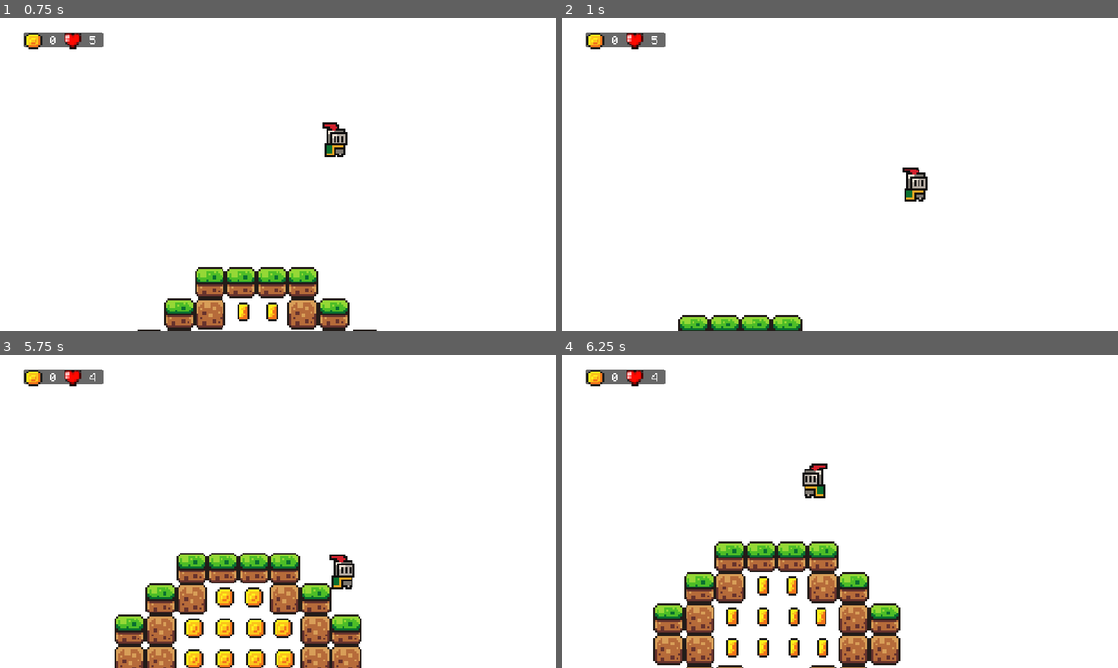
Above: before the commit, frames 1-4 (two rows, left to right).
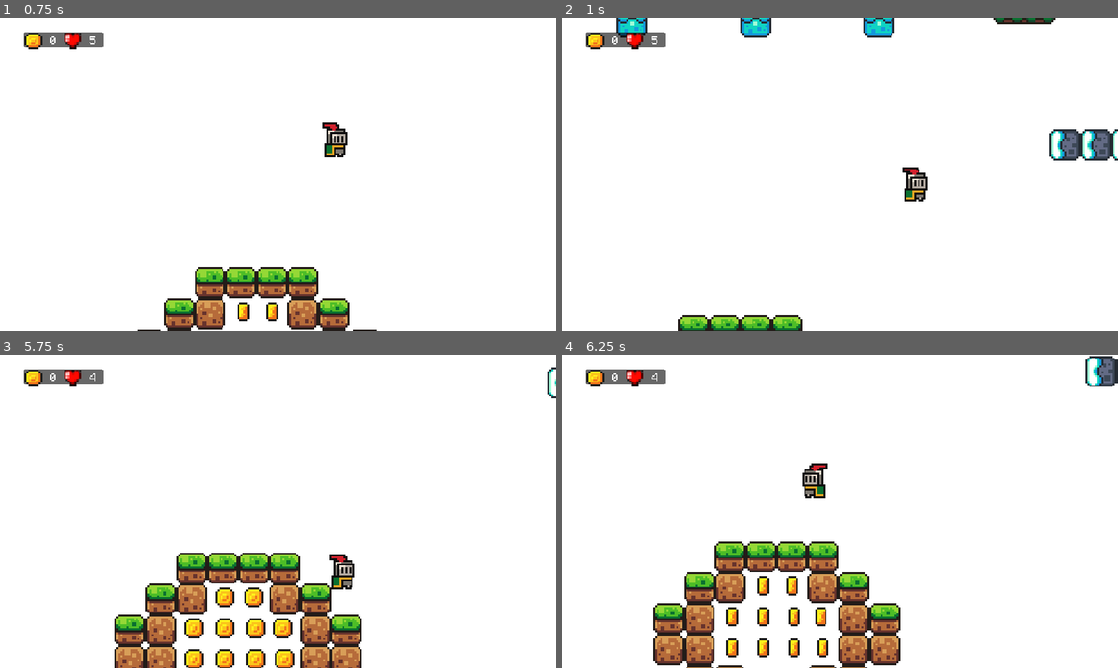
Above: after the commit, the same moments.

Repository: bitarcher/DraculaOpenSourceGodotGame
Game: Godot game, scene res://scenes/p_level_3.tscn
Same seed, same stepped clock (60 frames per second), same inputs: the game is played once before the commit and once after it. This scene is started directly instead of the project's main scene. Sound files missing from this copy of the repository are replaced by a short silence.
Inputs:
- Up to frame 1 (0.75 s): tap Enter (ui_accept) at 0.5 s; hold Right (ui_right) from 0.53 s (still down)
- Up to frame 2 (1 s): keep holding Right (ui_right); tap Enter (ui_accept) at 0.77 s
- Up to frame 3 (5.75 s): tap Enter (ui_accept) at 1.52, 3.02, 3.77, 4.52 s; release Right (ui_right) at 2.03 s; hold Left (ui_left) 2.03-2.78 s; hold Right (ui_right) 2.78-4.28 s; hold Left (ui_left) 4.28-5.03 s; hold Right (ui_right) from 5.03 s (still down)
- Up to frame 4 (6.25 s): release Right (ui_right) at 5.78 s; hold Left (ui_left) from 5.78 s (still down); tap Enter (ui_accept) at 6.02 s

Frame 1 is identical in both runs. In frame 2, 2.1% of the frame differs, in the area x 9-100%, y 0-46%; in frame 3, less than 0.1%; in frame 4, 0.4%.

Commit message:
road to level 3

Diff:
--- a/scenes/p_level_3.tscn
+++ b/scenes/p_level_3.tscn
@@ -10,16 +10,94 @@
 [ext_resource type="PackedScene" uid="uid://b5geq5n0tlmfj" path="res://scenes/killzone.tscn" id="9_eontf"]
 [ext_resource type="PackedScene" uid="uid://j3hd2b06ok3d" path="res://scenes/coin.tscn" id="10_na31n"]
 [ext_resource type="PackedScene" uid="uid://hkis3pmnouwy" path="res://scenes/coins_3x3.tscn" id="11_k47ul"]
+[ext_resource type="PackedScene" uid="uid://jyw84s43iw3w" path="res://scenes/platform.tscn" id="11_w1tsg"]
 [ext_resource type="PackedScene" uid="uid://c52etx4cornmc" path="res://scenes/trap.tscn" id="12_ig3tt"]
 [ext_resource type="Texture2D" uid="uid://bhnmlt1xwr8rl" path="res://assets/brackey/sprites/world_tileset.png" id="13_ev1eb"]
 [ext_resource type="PackedScene" uid="uid://7r7xqq1udtgj" path="res://scenes/coins_5x5.tscn" id="14_xx2up"]
 [ext_resource type="PackedScene" uid="uid://c5nscqmqpj63y" path="res://scenes/slime_enemy.tscn" id="15_31wku"]
 [ext_resource type="AudioStream" uid="uid://bhlh4nphgdd6o" path="res://assets/brackey/music/time_for_adventure.mp3" id="16_pjx5t"]
+[ext_resource type="PackedScene" uid="uid://cctwmuyah45p6" path="res://scenes/healing_vial.tscn" id="18_xb2ig"]
 
 [sub_resource type="CanvasItemMaterial" id="CanvasItemMaterial_pfjqn"]
 
 [sub_resource type="WorldBoundaryShape2D" id="WorldBoundaryShape2D_6pu31"]
 distance = 29.0
+
+[sub_resource type="Animation" id="Animation_421ep"]
+resource_name = "move"
+length = 0.7
+loop_mode = 2
+tracks/0/type = "value"
+tracks/0/imported = false
+tracks/0/enabled = true
+tracks/0/path = NodePath(".:position")
+tracks/0/interp = 1
+tracks/0/loop_wrap = true
+tracks/0/keys = {
+"times": PackedFloat32Array(0.1, 0.666667),
+"transitions": PackedFloat32Array(1, 1),
+"update": 0,
+"values": [Vector2(-378, -271), Vector2(-379, -385)]
+}
+
+[sub_resource type="Animation" id="Animation_ob7df"]
+length = 0.001
+tracks/0/type = "value"
+tracks/0/imported = false
+tracks/0/enabled = true
+tracks/0/path = NodePath(".:position")
+tracks/0/interp = 1
+tracks/0/loop_wrap = true
+tracks/0/keys = {
+"times": PackedFloat32Array(0),
+"transitions": PackedFloat32Array(1),
+"update": 0,
+"values": [Vector2(-416, -271)]
+}
+
+[sub_resource type="AnimationLibrary" id="AnimationLibrary_x2nyf"]
+_data = {
+&"RESET": SubResource("Animation_ob7df"),
+&"move": SubResource("Animation_421ep")
+}
+
+[sub_resource type="Animation" id="Animation_x2nyf"]
+resource_name = "move"
+length = 0.5
+loop_mode = 2
+tracks/0/type = "value"
+tracks/0/imported = false
+tracks/0/enabled = true
+tracks/0/path = NodePath(".:position")
+tracks/0/interp = 1
+tracks/0/loop_wrap = true
+tracks/0/keys = {
+"times": PackedFloat32Array(0.0666667, 0.5),
+"transitions": PackedFloat32Array(1, 1),
+"update": 0,
+"values": [Vector2(418, -708), Vector2(537, -706)]
+}
+
+[sub_resource type="Animation" id="Animation_fr1fx"]
+length = 0.001
+tracks/0/type = "value"
+tracks/0/imported = false
+tracks/0/enabled = true
+tracks/0/path = NodePath(".:position")
+tracks/0/interp = 1
+tracks/0/loop_wrap = true
+tracks/0/keys = {
+"times": PackedFloat32Array(0),
+"transitions": PackedFloat32Array(1),
+"update": 0,
+"values": [Vector2(418, -708)]
+}
+
+[sub_resource type="AnimationLibrary" id="AnimationLibrary_x5s2q"]
+_data = {
+&"RESET": SubResource("Animation_fr1fx"),
+&"move": SubResource("Animation_x2nyf")
+}
 
 [sub_resource type="TileSetAtlasSource" id="TileSetAtlasSource_bs2ip"]
 texture = ExtResource("13_ev1eb")
@@ -278,21 +356,178 @@
 
 [node name="Coins" type="Node" parent="."]
 
+[node name="Coins3x3" parent="Coins" instance=ExtResource("11_k47ul")]
+position = Vector2(240, -522)
+
+[node name="Coin" parent="Coins" instance=ExtResource("10_na31n")]
+position = Vector2(264, -530)
+
+[node name="Coin2" parent="Coins" instance=ExtResource("10_na31n")]
+position = Vector2(279, -530)
+
+[node name="Coin3" parent="Coins" instance=ExtResource("10_na31n")]
+position = Vector2(294, -514)
+
+[node name="Coin4" parent="Coins" instance=ExtResource("10_na31n")]
+position = Vector2(295, -498)
+
+[node name="Coins3x4" parent="Coins" instance=ExtResource("11_k47ul")]
+position = Vector2(336, -408)
+
+[node name="Coin5" parent="Coins" instance=ExtResource("10_na31n")]
+position = Vector2(328, -384)
+
+[node name="Coin6" parent="Coins" instance=ExtResource("10_na31n")]
+position = Vector2(328, -369)
+
+[node name="Coin7" parent="Coins" instance=ExtResource("10_na31n")]
+position = Vector2(359, -416)
+
+[node name="Coin8" parent="Coins" instance=ExtResource("10_na31n")]
+position = Vector2(390, -384)
+
+[node name="Coin9" parent="Coins" instance=ExtResource("10_na31n")]
+position = Vector2(390, -369)
+
+[node name="Coin10" parent="Coins" instance=ExtResource("10_na31n")]
+position = Vector2(359, -354)
+
+[node name="coins5x5" parent="Coins" instance=ExtResource("14_xx2up")]
+position = Vector2(-2, -248)
+
+[node name="Coin11" parent="Coins" instance=ExtResource("10_na31n")]
+position = Vector2(84, -224)
+
+[node name="Coin12" parent="Coins" instance=ExtResource("10_na31n")]
+position = Vector2(84, -209)
+
+[node name="coins5x6" parent="Coins" instance=ExtResource("14_xx2up")]
+position = Vector2(-31, -106)
+
+[node name="Coin13" parent="Coins" instance=ExtResource("10_na31n")]
+position = Vector2(8, -113)
+
+[node name="Coin14" parent="Coins" instance=ExtResource("10_na31n")]
+position = Vector2(26, -111)
+
+[node name="Coin15" parent="Coins" instance=ExtResource("10_na31n")]
+position = Vector2(-39, -81)
+
+[node name="Coin16" parent="Coins" instance=ExtResource("10_na31n")]
+position = Vector2(-40, -65)
+
+[node name="Coin17" parent="Coins" instance=ExtResource("10_na31n")]
+position = Vector2(39, -113)
+
+[node name="Coin18" parent="Coins" instance=ExtResource("10_na31n")]
+position = Vector2(54, -96)
+
+[node name="Coin19" parent="Coins" instance=ExtResource("10_na31n")]
+position = Vector2(56, -81)
+
+[node name="Coin20" parent="Coins" instance=ExtResource("10_na31n")]
+position = Vector2(56, -65)
+
+[node name="Coin21" parent="Coins" instance=ExtResource("10_na31n")]
+position = Vector2(56, -50)
+
+[node name="Coin22" parent="Coins" instance=ExtResource("10_na31n")]
+position = Vector2(70, -65)
+
+[node name="Coin23" parent="Coins" instance=ExtResource("10_na31n")]
+position = Vector2(71, -81)
+
+[node name="Coin24" parent="Coins" instance=ExtResource("10_na31n")]
+position = Vector2(7, -257)
+
+[node name="Coin25" parent="Coins" instance=ExtResource("10_na31n")]
+position = Vector2(7, -270)
+
+[node name="Coin26" parent="Coins" instance=ExtResource("10_na31n")]
+position = Vector2(7, -289)
+
+[node name="Coin27" parent="Coins" instance=ExtResource("10_na31n")]
+position = Vector2(5, -306)
+
+[node name="coins5x7" parent="Coins" instance=ExtResource("14_xx2up")]
+position = Vector2(161, -232)
+
 [node name="Platforms" type="Node" parent="."]
+
+[node name="Platform" parent="Platforms" instance=ExtResource("11_w1tsg")]
+position = Vector2(-416, -271)
+
+[node name="AnimationPlayer" type="AnimationPlayer" parent="Platforms/Platform"]
+libraries = {
+&"": SubResource("AnimationLibrary_x2nyf")
+}
+autoplay = "move"
+
+[node name="Platform2" parent="Platforms" instance=ExtResource("11_w1tsg")]
+position = Vector2(-413, -271)
+
+[node name="Platform3" parent="Platforms" instance=ExtResource("11_w1tsg")]
+position = Vector2(-260, -577)
+
+[node name="Platform4" parent="Platforms" instance=ExtResource("11_w1tsg")]
+position = Vector2(418, -708)
+
+[node name="AnimationPlayer" type="AnimationPlayer" parent="Platforms/Platform4"]
+libraries = {
+&"": SubResource("AnimationLibrary_x5s2q")
+}
+autoplay = "move"
 
 [node name="TileMap" type="TileMap" parent="."]
 position = Vector2(301, 24)
 tile_set = SubResource("TileSet_7uo4m")
 format = 2
 layer_0/name = "Background"
-layer_0/tile_data = PackedInt32Array(196593, 2, 14, 196594,  …(51909 unchanged characters)… 0, 2, 10, -393329, 2, 10, -393328, 2, 10)
+layer_0/tile_data = PackedInt32Array(196593, 2, 14, 196594,  …(51909 unchanged characters)… 0, 2, 10, -393329, 2, 10, -393328, 2, 10, -2490384, 458754, 0, -2555919, 458754, 0, -2621454, 458754, 0, -2686989, 458754, 0, -2752524, 458754, 0, -2752523, 458754, 0, -2752522, 458754, 0, -2752521, 589826, 1, -2752520, 655362, 1, -2752519, 720898, 1, -2752518, 458754, 0, -2752517, 458754, 0, -2752515, 458754, 0, -2883584, 458754, 0, -3014653, 458754, 0, -3145722, 458754, 0, -3080183, 458754, 0, -3080180, 458754, 0, -3080176, 458754, 0, -3080172, 458754, 0)
 layer_1/name = "Mid"
 layer_1/z_index = 1
-layer_1/tile_data = PackedInt32Array(-2424817, 2, 0, -242481 …(18466 unchanged characters)… 8, 1, 327651, 65538, 1, 327650, 65538, 1)
+layer_1/tile_data = PackedInt32Array(-2424817, 2, 0, -242481 …(18466 unchanged characters)… 8, 1, 327651, 65538, 1, 327650, 65538, 1, -2818022, 458754, 1610612737, -2818021, 458754, 1610612737, -2818020, 458754, 1610612737, -2818019, 458754, 1610612737, -2818018, 458754, 1610612737, -2818017, 458754, 1610612737, -2818016, 458754, 1610612737, -2818015, 458754, 1610612737, -2818014, 458754, 1610612737, -2818013, 458754, 1610612737, -2818012, 458754, 1610612737, -2818011, 458754, 1610612737, -2818010, 458754, 1610612737, -2818009, 458754, 1610612737)
 
 [node name="Traps" type="Node" parent="."]
 
-[node name="CoinsTrees" type="Node" parent="."]
+[node name="Trap" parent="Traps" instance=ExtResource("12_ig3tt")]
+position = Vector2(-288, -51)
+
+[node name="Trap2" parent="Traps" instance=ExtResource("12_ig3tt")]
+position = Vector2(-319, -61)
+
+[node name="Trap3" parent="Traps" instance=ExtResource("12_ig3tt")]
+position = Vector2(-351, -70)
+
+[node name="Trap4" parent="Traps" instance=ExtResource("12_ig3tt")]
+position = Vector2(-383, -80)
+
+[node name="Trap5" parent="Traps" instance=ExtResource("12_ig3tt")]
+position = Vector2(-415, -92)
+
+[node name="Trap6" parent="Traps" instance=ExtResource("12_ig3tt")]
+position = Vector2(-449, -103)
+
+[node name="Trap7" parent="Traps" instance=ExtResource("12_ig3tt")]
+position = Vector2(-448, -152)
+
+[node name="Trap8" parent="Traps" instance=ExtResource("12_ig3tt")]
+position = Vector2(-448, -209)
+
+[node name="Trap9" parent="Traps" instance=ExtResource("12_ig3tt")]
+position = Vector2(-447, -270)
+
+[node name="Trap10" parent="Traps" instance=ExtResource("12_ig3tt")]
+position = Vector2(-379, -421)
+
+[node name="Trap11" parent="Traps" instance=ExtResource("12_ig3tt")]
+position = Vector2(-291, -462)
+
+[node name="Trap12" parent="Traps" instance=ExtResource("12_ig3tt")]
+position = Vector2(-380, -525)
+
+[node name="Trap13" parent="Traps" instance=ExtResource("12_ig3tt")]
+position = Vector2(-292, -576)
 
 [node name="MusicAudioStreamPlayer" type="AudioStreamPlayer" parent="."]
 stream = ExtResource("16_pjx5t")
@@ -300,131 +535,13 @@
 autoplay = true
 parameters/looping = true
 
-[node name="Coins3x3" parent="." instance=ExtResource("11_k47ul")]
-position = Vector2(526, -537)
-
-[node name="Coin" parent="." instance=ExtResource("10_na31n")]
-position = Vector2(550, -545)
-
-[node name="Coin2" parent="." instance=ExtResource("10_na31n")]
-position = Vector2(565, -545)
-
-[node name="Coin3" parent="." instance=ExtResource("10_na31n")]
-position = Vector2(580, -529)
-
-[node name="Coin4" parent="." instance=ExtResource("10_na31n")]
-position = Vector2(581, -513)
-
-[node name="Coins3x4" parent="." instance=ExtResource("11_k47ul")]
-position = Vector2(622, -423)
-
-[node name="Coin5" parent="." instance=ExtResource("10_na31n")]
-position = Vector2(614, -399)
-
-[node name="Coin6" parent="." instance=ExtResource("10_na31n")]
-position = Vector2(614, -384)
-
-[node name="Coin7" parent="." instance=ExtResource("10_na31n")]
-position = Vector2(645, -431)
-
-[node name="Coin8" parent="." instance=ExtResource("10_na31n")]
-position = Vector2(676, -399)
-
-[node name="Coin9" parent="." instance=ExtResource("10_na31n")]
-position = Vector2(676, -384)
-
-[node name="Coin10" parent="." instance=ExtResource("10_na31n")]
-position = Vector2(645, -369)
-
-[node name="SlimeEnemy" parent="." instance=ExtResource("15_31wku")]
-position = Vector2(341, -211)
-
-[node name="SlimeEnemy2" parent="." instance=ExtResource("15_31wku")]
-position = Vector2(309, -53)
-
-[node name="coins5x5" parent="." instance=ExtResource("14_xx2up")]
-position = Vector2(284, -263)
-
-[node name="Coin11" parent="." instance=ExtResource("10_na31n")]
-position = Vector2(370, -239)
-
-[node name="Coin12" parent="." instance=ExtResource("10_na31n")]
-position = Vector2(370, -224)
-
-[node name="coins5x6" parent="." instance=ExtResource("14_xx2up")]
-position = Vector2(255, -121)
-
-[node name="Coin13" parent="." instance=ExtResource("10_na31n")]
-position = Vector2(294, -128)
-
-[node name="Coin14" parent="." instance=ExtResource("10_na31n")]
-position = Vector2(312, -126)
-
-[node name="Coin15" parent="." instance=ExtResource("10_na31n")]
-position = Vector2(247, -96)
-
-[node name="Coin16" parent="." instance=ExtResource("10_na31n")]
-position = Vector2(246, -80)
-
-[node name="Coin17" parent="." instance=ExtResource("10_na31n")]
-position = Vector2(325, -128)
-
-[node name="Coin18" parent="." instance=ExtResource("10_na31n")]
-position = Vector2(340, -111)
-
-[node name="Coin19" parent="." instance=ExtResource("10_na31n")]
-position = Vector2(342, -96)
-
-[node name="Coin20" parent="." instance=ExtResource("10_na31n")]
-position = Vector2(342, -80)
-
-[node name="Coin21" parent="." instance=ExtResource("10_na31n")]
-position = Vector2(342, -65)
-
-[node name="Coin22" parent="." instance=ExtResource("10_na31n")]
-position = Vector2(356, -80)
-
-[node name="Coin23" parent="." instance=ExtResource("10_na31n")]
-position = Vector2(357, -96)
-
-[node name="Coin24" parent="." instance=ExtResource("10_na31n")]
-position = Vector2(293, -272)
-
-[node name="Coin25" parent="." instance=ExtResource("10_na31n")]
-position = Vector2(293, -285)
-
-[node name="Coin26" parent="." instance=ExtResource("10_na31n")]
-position = Vector2(293, -304)
-
-[node name="Coin27" parent="." instance=ExtResource("10_na31n")]
-position = Vector2(291, -321)
-
-[node name="coins5x7" parent="." instance=ExtResource("14_xx2up")]
-position = Vector2(447, -247)
-
-[node name="Trap" parent="." instance=ExtResource("12_ig3tt")]
-position = Vector2(-2, -66)
-
-[node name="Trap2" parent="." instance=ExtResource("12_ig3tt")]
-position = Vector2(-33, -76)
-
-[node name="Trap3" parent="." instance=ExtResource("12_ig3tt")]
-position = Vector2(-65, -85)
-
-[node name="Trap4" parent="." instance=ExtResource("12_ig3tt")]
-position = Vector2(-97, -95)
-
-[node name="Trap5" parent="." instance=ExtResource("12_ig3tt")]
-position = Vector2(-129, -107)
-
-[node name="Trap6" parent="." instance=ExtResource("12_ig3tt")]
-position = Vector2(-163, -118)
-
-[node name="Trap7" parent="." instance=ExtResource("12_ig3tt")]
-position = Vector2(-162, -167)
-
-[node name="Trap8" parent="." instance=ExtResource("12_ig3tt")]
-position = Vector2(-162, -224)
-
-[node name="Trap9" parent="." instance=ExtResource("12_ig3tt")]
-position = Vector2(-161, -285)
+[node name="Enemies" type="Node" parent="."]
+
+[node name="SlimeEnemy" parent="Enemies" instance=ExtResource("15_31wku")]
+position = Vector2(55, -196)
+
+[node name="SlimeEnemy2" parent="Enemies" instance=ExtResource("15_31wku")]
+position = Vector2(23, -38)
+
+[node name="HealingVial" parent="." instance=ExtResource("18_xb2ig")]
+position = Vector2(133, -677)
Not shown: 1 places in scenes/p_level_3.tscn that only renumber resources
